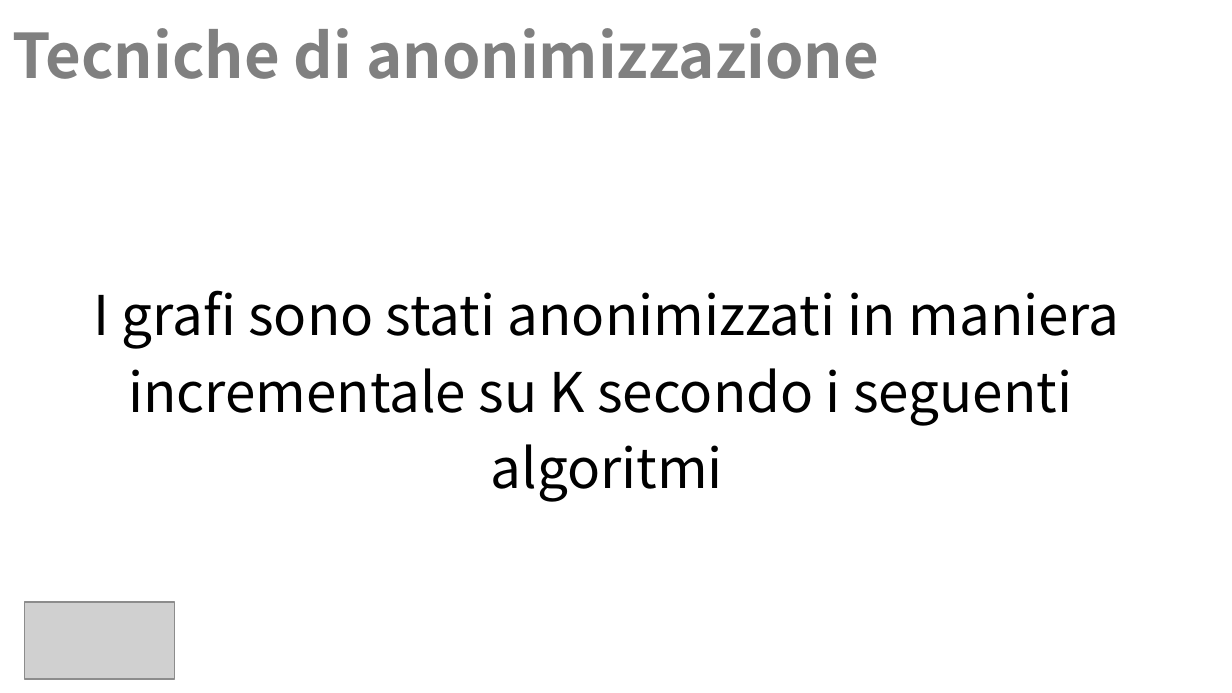
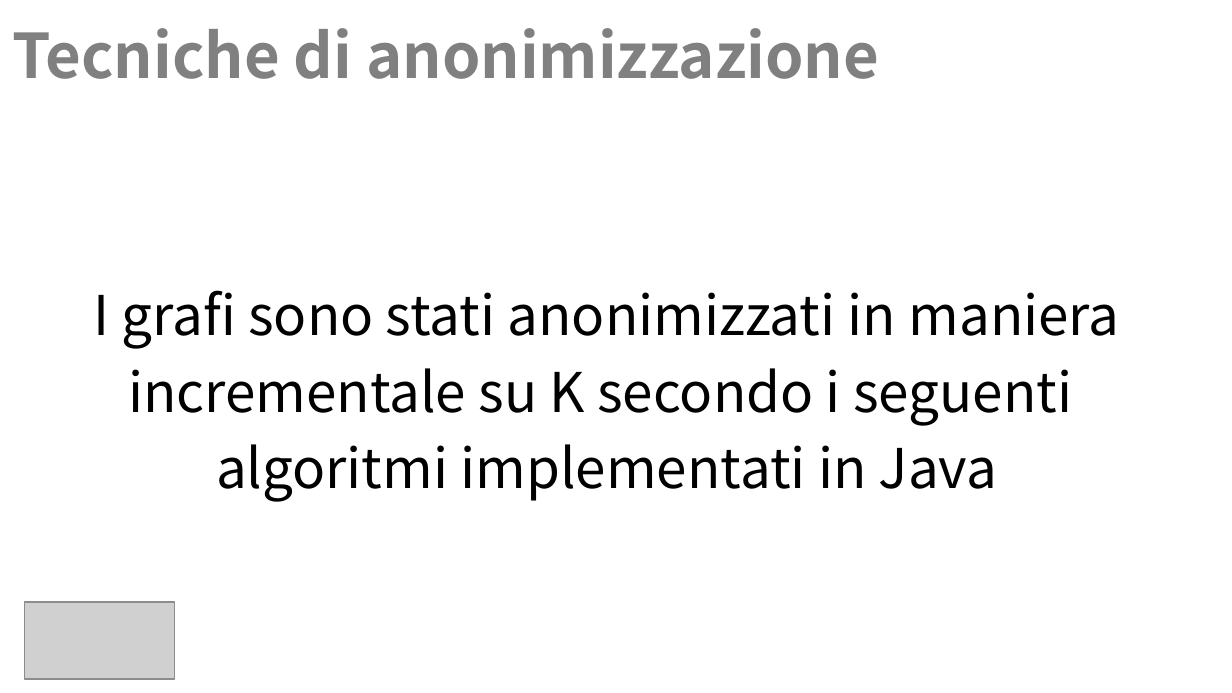
Before and after one commit to Navypowder/DP-P-project, a slide deck: slide 5 of Presentation/Towards_Identity_Anonymization_on_graph(K-degree anonymization).pptx. Drawn at 1232x693 pixels with LibreOffice and Linux fonts; fonts in the diff are those of the drawing; grey boxes stand for pictures; background and template pictures are left out. Boxes give left, top, right and bottom in pixels: in the first picture for what was removed or moved away, otherwise in the second. Text is boxed around its words. In the diff, an @@ line names an element or a change of style, - is before the commit and + after.

```diff
--- a/Presentation/Towards_Identity_Anonymization_on_graph(K-degree anonymization).pptx
+++ b/Presentation/Towards_Identity_Anonymization_on_graph(K-degree anonymization).pptx
@@ text at [216,444,997,502]: text changed @@
-algoritmi
+algoritmi implementati in Java
```
Also in this commit, not shown: 4 other slides changed.
